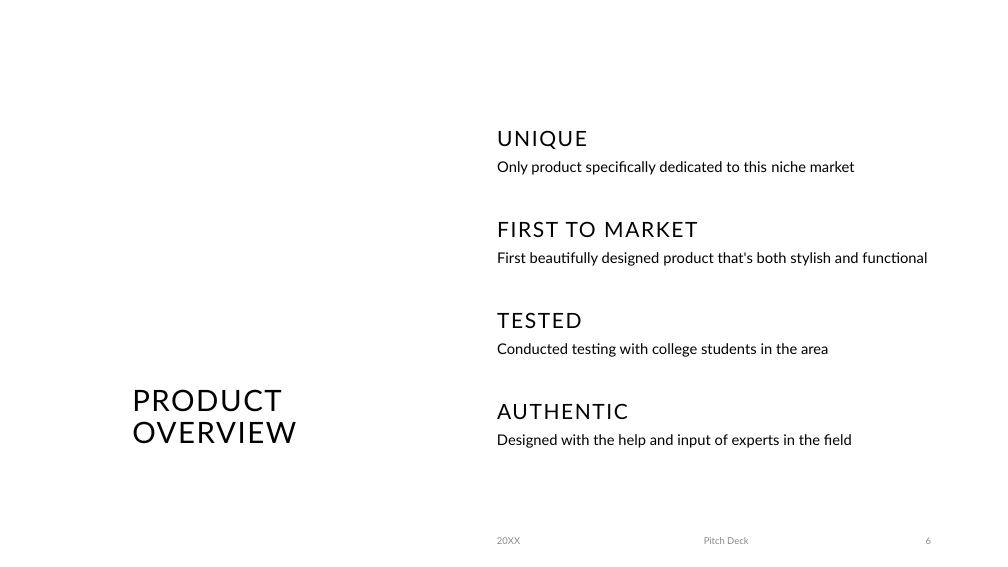
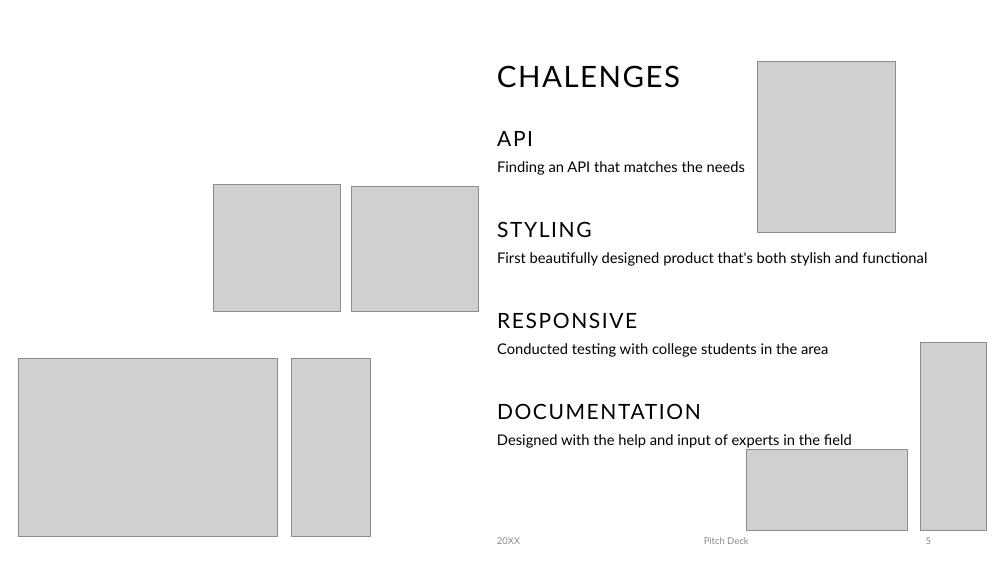
Before and after one commit to SheruShafiq/Bit-Exam-Main, a slide deck: slide 5 of docs/demo/HI Feature expansion.pptx (slide 6 before the commit). Drawn at 1008x567 pixels with LibreOffice and Linux fonts; fonts in the diff are those of the drawing; grey boxes stand for pictures; background and template pictures are left out. Boxes give left, top, right and bottom in pixels: in the first picture for what was removed or moved away, otherwise in the second. Text is boxed around its words. In the diff, an @@ line names an element or a change of style, - is before the commit and + after.

```diff
--- a/docs/demo/HI Feature expansion.pptx
+++ b/docs/demo/HI Feature expansion.pptx
@@ title added at box(497, 65, 680, 88), 28 pt, text #000000 @@
+CHALENGES
@@ picture added at box(758, 62, 896, 233) @@
@@ text at box(497, 131, 533, 146): text changed @@
-UNIQUE
+API
@@ text at box(497, 161, 745, 175): text changed @@
-Only product specifically dedicated to this niche market
+Finding an API that matches the needs
@@ picture added at box(214, 185, 341, 312) @@
@@ picture added at box(352, 187, 479, 312) @@
@@ text at box(497, 221, 591, 237): text changed @@
-FIRST TO MARKET
+STYLING
@@ text at box(497, 312, 637, 328): text changed @@
-TESTED
+RESPONSIVE
@@ picture added at box(18, 358, 278, 537) @@
@@ picture added at box(292, 358, 371, 537) @@
@@ picture added at box(920, 343, 987, 531) @@
@@ title removed at box(132, 389, 296, 444) @@
-PRODUCT OVERVIEW
@@ text at box(497, 403, 701, 419): text changed @@
-AUTHENTIC
+DOCUMENTATION
@@ picture added at box(746, 450, 908, 530) @@
@@ page number at box(926, 537, 931, 544): text changed @@
-6
+5
```
Also in this commit, not shown: 2 other slides changed, 2 slides added, 14 slides removed, 3 other files.
